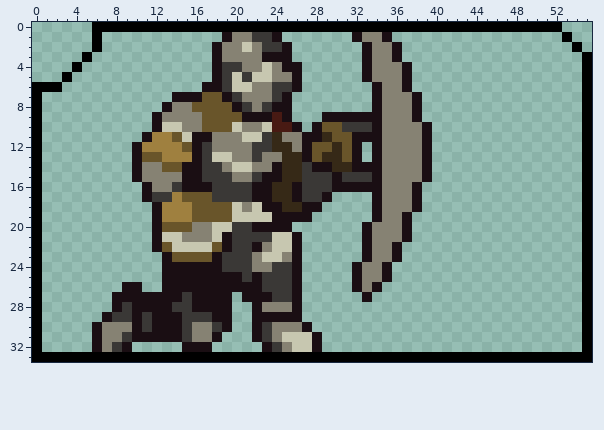
Edited in one commit: pixel-art sprite (images/cards/block.png). The picture above is the old version.
The file is 56x34 pixels.
The same view after the edit:
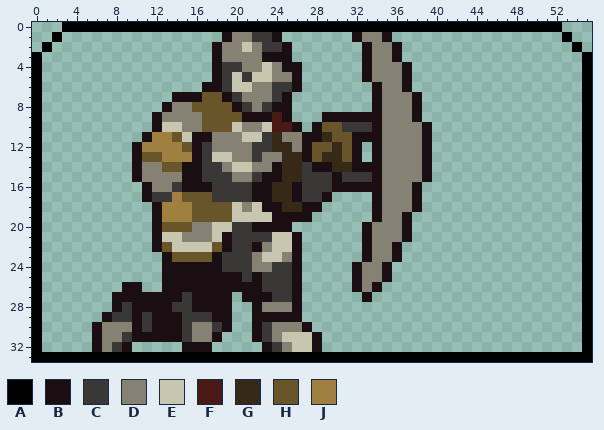
Palette (. is transparent): A #000000  B #1a0e13  C #3a3836  D #868273  E #c7c7b0  F #481a13  G #362917  H #69552a  J #9f803f
Diff:
Changed rows in their new state; - is an unchanged pixel.
first column x 0:
 0 ---AAA-
 1 --A---.
 2 -A----.
 3 A----.-
 4 A---.--
 5 A--.---
 6 -..----
Changed places in both pictures, as pixel boxes (x1, y1, x2, y2):
changed: (32, 22, 102, 92)
